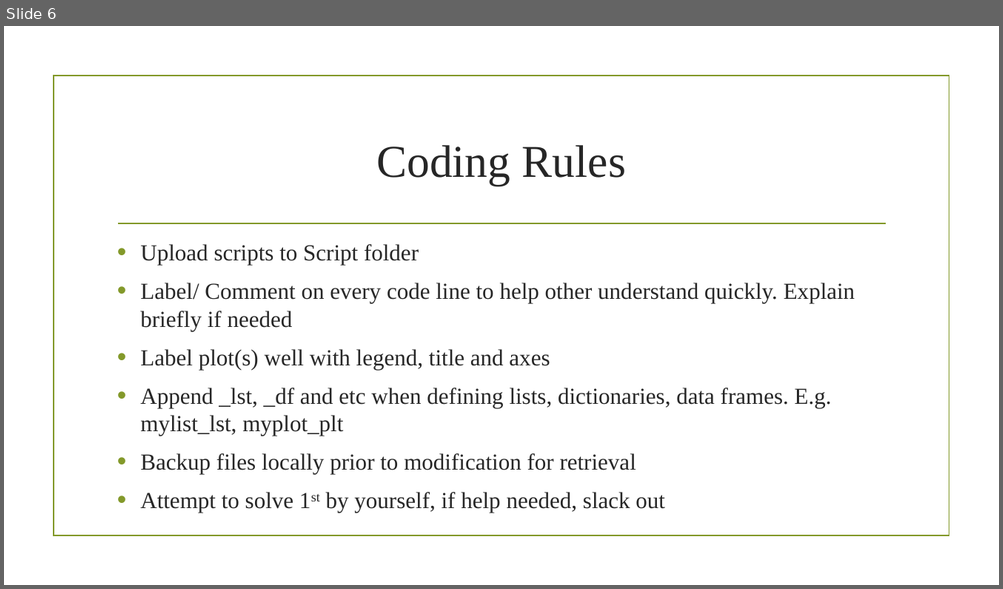
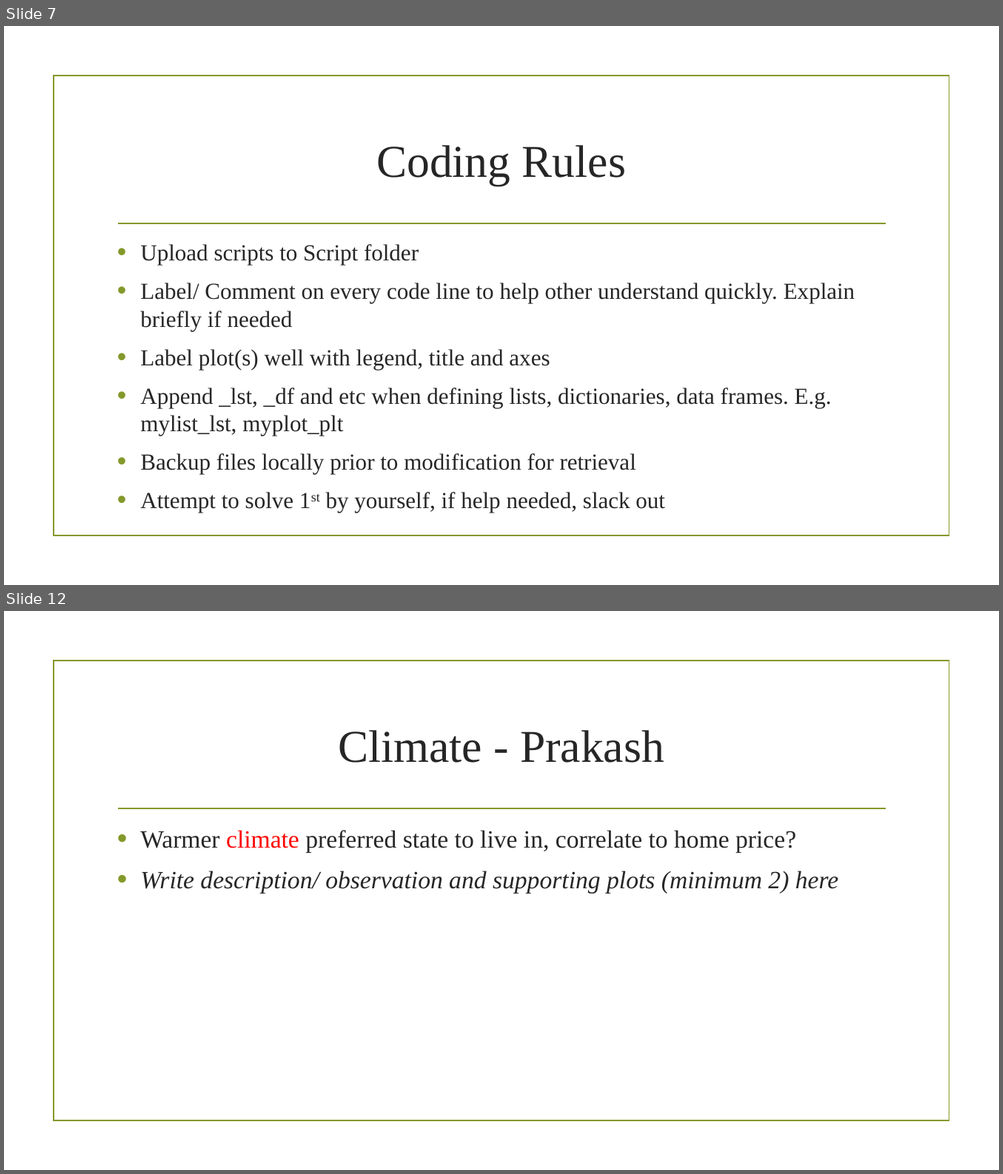
Before and after one commit to prakashbalasubramaniam/The_Incredible_Quad, a slide deck: Working_Presentation.pptx. Shown one above the other, each under a label of ours: slide 6 before the commit, slides 7 and 12 after it; the slides between them are not shown. The pictures are 1003x589 and 1003x1174 pixels, drawn with LibreOffice and Linux fonts; fonts in the diff are those of the drawing; background and template pictures are left out. Boxes give left, top, right and bottom in pixels: in the first picture for what was removed or moved away, otherwise in the second. Text is boxed around its words. In the diff, an @@ line names an element or a change of style, - is before the commit and + after.

```diff
--- a/Working_Presentation.pptx
+++ b/Working_Presentation.pptx
@@ slide 12 added at [4,611,999,1170], background picture (left out); not listed: 2 template elements that a slide beside it also shows @@
@@ title added at [338,730,664,763], 44 pt, text #262626 @@
+Climate - Prakash
@@ text added at [140,830,838,894], 24 pt, text #262626, italic @@
+• Warmer climate preferred state to live in, correlate to home price?
+• Write description/ observation and supporting plots (minimum 2) here
@@ what was slide 6 is now slide 7 @@
```
Also in this commit, not shown: 5 slides changed, 4 other slides added, 1 slide removed, 4 other files.
